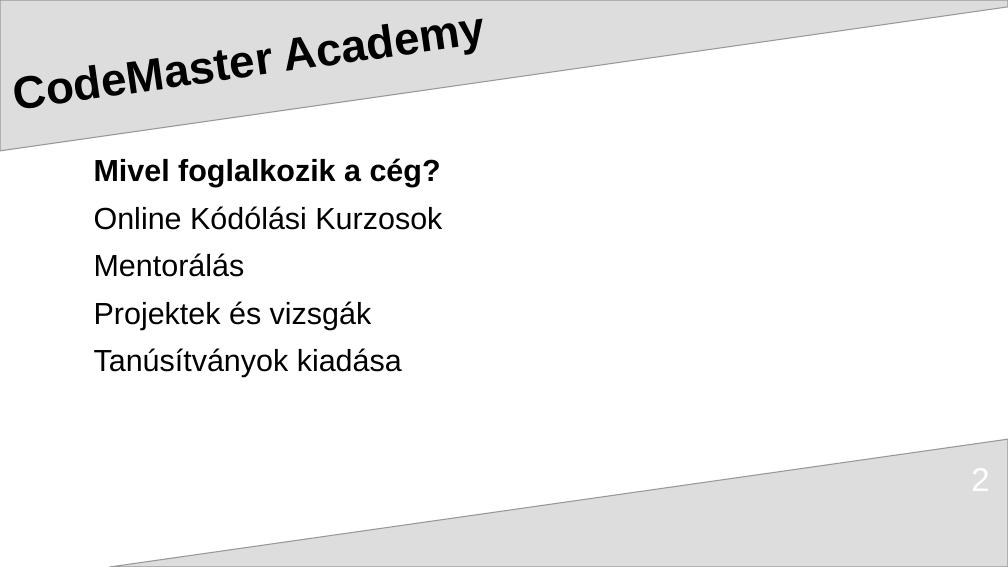
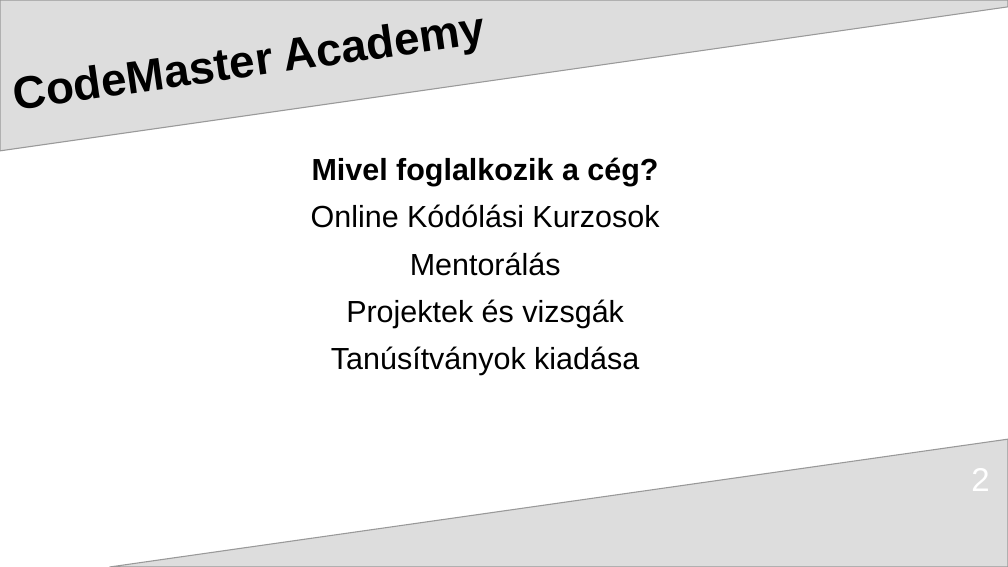
Before and after one commit to doomhyena/School-resources, a slide deck: slide 2 of 2024-25-13-evfolyam/ikt-I/masodik csoport munka.pptx. Drawn at 1008x567 pixels with LibreOffice and Linux fonts; fonts in the diff are those of the drawing. Boxes give left, top, right and bottom in pixels: in the first picture for what was removed or moved away, otherwise in the second. Text is boxed around its words. In the diff, an @@ line names an element or a change of style, - is before the commit and + after.

```diff
--- a/2024-25-13-evfolyam/ikt-I/masodik csoport munka.pptx
+++ b/2024-25-13-evfolyam/ikt-I/masodik csoport munka.pptx
@@ text "Mivel foglalkozik a cég?": place and size @@
-text "Mivel foglalkozik a cég?" at (94,158,442,377)
+text "Mivel foglalkozik a cég?" at (311,157,659,375)
@@ text "Mivel foglalkozik a cég?" at (311,157,659,375): alignment justified to centre @@
```
Also in this commit, not shown: 5 other slides changed, 2 slides added, 4 slides removed.
